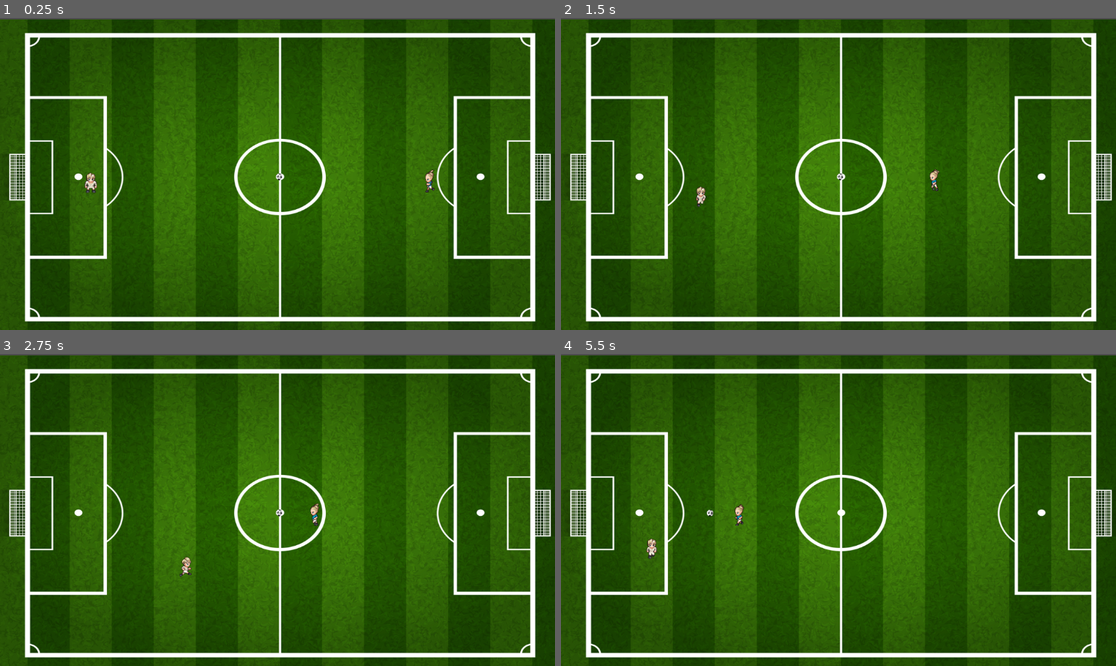
Above: before the commit, frames 1-4 (two rows, left to right).
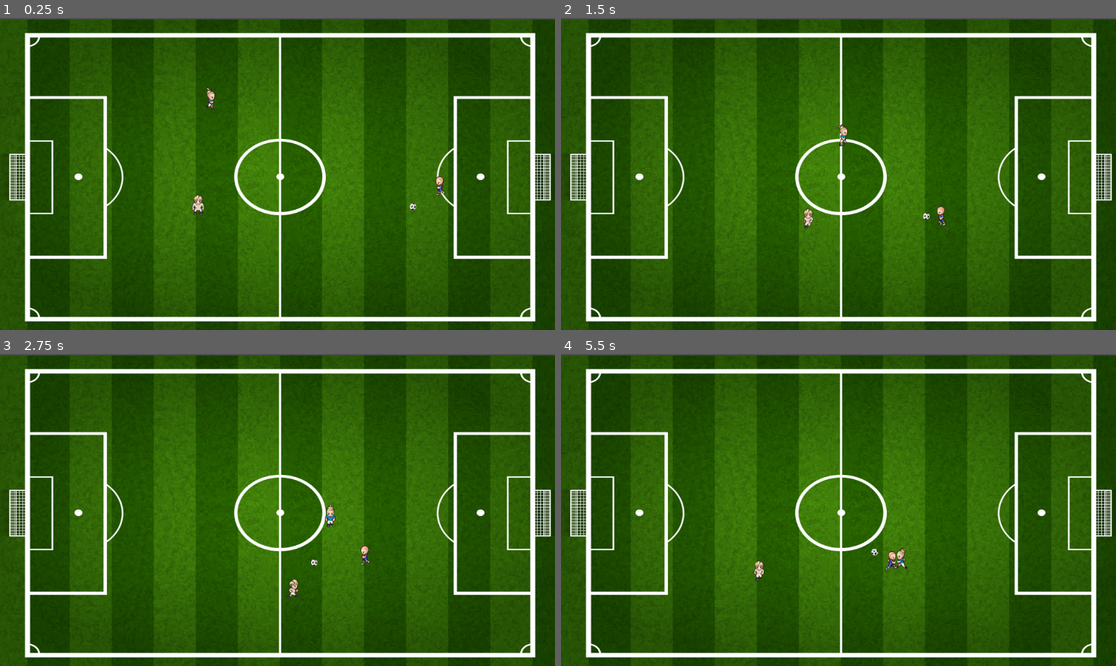
Above: after the commit, the same moments.

Repository: Leiazel/Mini-Football
Game: Godot game, scene res://mundo.tscn
The game is run twice, just before and just after one commit, with the same random seed, the same clock (stepped at 60 frames per second) and the same inputs.
Inputs:
- Up to frame 1 (0.25 s): no input
- Up to frame 2 (1.5 s): hold Right (ui_right) 0.53-1.28 s; tap C (patear) at 0.6, 1.35 s; hold Down (ui_down) from 1.28 s (still down)
- Up to frame 3 (2.75 s): release Down (ui_down) at 2.03 s; hold Right (ui_right) from 2.03 s (still down); tap C (patear) at 2.1 s
- Up to frame 4 (5.5 s): release Right (ui_right) at 2.78 s; hold Up (ui_up) 2.78-3.53 s; tap C (patear) every 0.75 s from 2.85 to 5.1 s; hold Left (ui_left) 3.53-5.03 s; hold Down (ui_down) from 5.03 s (still down)

The runs differ from the first frame. In frame 1, 0.5% of the frame differs, in the area x 15-81%, y 22-64%; in frame 2, 0.4%; in frame 3, 0.4%; in frame 4, 0.5%.

Commit message:
Agrego Defensor Gunnarsson

Diff:
--- /dev/null
+++ b/Players/EstadoEquipo.gd
@@ -0,0 +1,5 @@
+extends Node
+
+var delantero_listo_para_recibir: bool = false
+var pos_delantero: Vector2 = Vector2.ZERO
+var compañero_tiene_pelota: bool = false  # ← nueva variable
--- /dev/null
+++ b/Players/Gunnarsson.tscn
@@ -0,0 +1,13 @@
+[gd_scene format=3 uid="uid://c3iuusf65nprr"]
+
+[ext_resource type="PackedScene" uid="uid://cdvp2yfyq68ql" path="res://Players/jugador_base.tscn" id="1_7wq2h"]
+[ext_resource type="Texture2D" uid="uid://dda3tqn6s5i27" path="res://SpriteSheets/Gunnarsson-spritesheet.png" id="2_7wq2h"]
+
+[node name="Haaland" unique_id=875312009 instance=ExtResource("1_7wq2h")]
+
+[node name="TimerDecision" type="Timer" parent="." index="0" unique_id=2056516971]
+wait_time = 0.25
+one_shot = true
+
+[node name="Sprite2D" parent="." index="1" unique_id=183403524]
+texture = ExtResource("2_7wq2h")
--- a/Players/HaalandScript.gd
+++ b/Players/HaalandScript.gd
@@ -7,6 +7,7 @@
 @export var distancia_control = 60.0
 @export var angulo_aceptable = 45.0
 
+var velocidad_actual = velocidad_normal
 enum Estado { BUSCAR, PREPARAR, REMATAR }
 var estado = Estado.BUSCAR
 var puede_rematar = true
@@ -23,15 +24,34 @@
 	timer_anim_pateo -= _delta
 
 	# 1. DATOS BÁSICOS
-	var pos_pelota = pelota.global_position
-	var pos_arco = porteria_enemiga.global_position
+	var pos_pelota  = pelota.global_position
+	var pos_arco    = porteria_enemiga.global_position
 	var dist_pelota = global_position.distance_to(pos_pelota)
-	var dir_tiro = (pos_arco - pos_pelota).normalized()
+	var dir_tiro    = (pos_arco - pos_pelota).normalized()
 	var punto_detras = pos_pelota - (dir_tiro * 70.0)
 	var hacia_pelota_norm = (pos_pelota - global_position).normalized()
-	var estoy_estorbando = hacia_pelota_norm.dot(dir_tiro) < -0.2
+	var estoy_estorbando  = hacia_pelota_norm.dot(dir_tiro) < -0.2
 
-	# 2. TRANSICIONES DE ESTADO
+	# 2. AVISAR AL SINGLETON si estoy libre para recibir un pase
+	EstadoEquipo.pos_delantero = global_position
+
+	# Está listo si no está rematando y no estorba la línea de pase
+	EstadoEquipo.delantero_listo_para_recibir = (
+		estado != Estado.REMATAR and
+		not estoy_estorbando
+	)
+
+	# Si el compañero tiene la pelota, Haaland se queda esperando en posición
+	if EstadoEquipo.compañero_tiene_pelota:
+		# Se posiciona idealmente detrás de la línea de tiro/pase para recibir cómodo
+		var dir_objetivo = (punto_detras - global_position).normalized()
+		direccion = direccion.lerp(dir_objetivo, 0.08)
+		velocity = direccion * velocidad_normal * 0.4 # Un poco más lento para controlar el posicionamiento
+		move_and_slide()
+		if timer_anim_pateo <= 0.0:
+			actualizar_animaciones()
+		return  # Sale del proceso, congelando su lógica de ataque agresivo
+	# 3. TRANSICIONES DE ESTADO
 	match estado:
 		Estado.BUSCAR:
 			if dist_pelota < 400.0 and not estoy_estorbando:
@@ -45,7 +65,7 @@
 			if dist_pelota > 120.0:
 				estado = Estado.BUSCAR
 
-	# 3. DESTINO SEGÚN ESTADO
+	# 4. DESTINO SEGÚN ESTADO
 	var destino: Vector2
 	if dist_pelota > 400.0:
 		destino = pos_pelota
@@ -56,30 +76,25 @@
 		destino = pos_pelota + (lado * 120.0)
 	else:
 		match estado:
-			Estado.BUSCAR:
-				destino = pos_pelota
-			Estado.PREPARAR:
-				destino = punto_detras
-			Estado.REMATAR:
-				destino = pos_pelota
+			Estado.BUSCAR:    destino = pos_pelota
+			Estado.PREPARAR:  destino = punto_detras
+			Estado.REMATAR:   destino = pos_pelota
 
-	# 4. MOVIMIENTO
-	var velocidad_actual = velocidad_normal
+	# 5. MOVIMIENTO
+
 	if estado == Estado.PREPARAR:
-		velocidad_actual = velocidad_normal * 0.7  # más lento al posicionarse
+		velocidad_actual = velocidad_normal * 0.7
 	elif estado == Estado.REMATAR:
-		velocidad_actual = velocidad_normal * 1.2  # más rápido al atacar
+		velocidad_actual = velocidad_normal * 1.2
 
 	var dir_objetivo = (destino - global_position).normalized()
 	direccion = direccion.lerp(dir_objetivo, 0.12)
 	velocity = direccion * velocidad_actual
 
-	# 5. PATEO
+	# 6. PATEO
 	var cerca_del_arco = pos_pelota.distance_to(pos_arco) < 500.0
-
 	move_and_slide()
 
-	# Detectar contacto físico real (sirve para conducción Y remate)
 	var tocando_pelota = false
 	for i in get_slide_collision_count():
 		if get_slide_collision(i).get_collider() == pelota:
@@ -87,8 +102,10 @@
 			break
 
 	if tocando_pelota and timer_pateo.is_stopped():
-		if cerca_del_arco and puede_rematar:
-			# REMATE
+	# ← Nueva condición: no actuar si es el compañero quien la tiene
+		if EstadoEquipo.compañero_tiene_pelota:
+			pass  # no hacer nada, esperar el pase
+		elif cerca_del_arco and puede_rematar:
 			pelota.apply_central_impulse(dir_tiro * 2200.0)
 			timer_pateo.start()
 			timer_anim_pateo = 0.4
@@ -97,13 +114,11 @@
 			direccion = direccion * 0.1
 			get_tree().create_timer(1.5).connect("timeout", func(): puede_rematar = true)
 		elif not cerca_del_arco and not estoy_estorbando:
-			# CONDUCCIÓN
 			pelota.apply_central_impulse(dir_tiro * 320.0)
 			timer_pateo.start()
 		elif estoy_estorbando:
 			velocity *= 0.8
 
-	# 6. ANIMACIONES
 	if timer_anim_pateo <= 0.0:
 		actualizar_animaciones()
 
--- /dev/null
+++ b/Players/gunnarsson.gd
@@ -0,0 +1,143 @@
+extends "res://Players/jugador_base.gd"
+
+@export var pelota: RigidBody2D
+@export var porteria_propia: Node2D
+@export var jugador_humano: CharacterBody2D
+@export var velocidad_normal = 155
+@export var radio_salida = 500.0
+
+var timer_anim_pateo := 0.0
+var en_posicion := false  # evita el bucle de GUARDAR_POSICION
+
+enum Estado { GUARDAR_POSICION, CORTAR, DECIDIR }
+var estado = Estado.GUARDAR_POSICION
+
+func _ready():
+	es_controlado_por_ia = true
+	override_pateo = true
+
+func _physics_process(_delta):
+	if not pelota or not porteria_propia or not jugador_humano:
+		return
+
+	timer_anim_pateo -= _delta
+
+	# 1. DATOS BÁSICOS
+	var pos_pelota        = pelota.global_position
+	var pos_arco          = porteria_propia.global_position
+	var dist_pelota       = global_position.distance_to(pos_pelota)
+	var dist_arco_pelota  = pos_arco.distance_to(pos_pelota)
+	var dist_humano_pelota = jugador_humano.global_position.distance_to(pos_pelota)
+	var dir_despeje       = (pos_pelota - pos_arco).normalized()
+	var humano_tiene_pelota = dist_humano_pelota < dist_pelota - 20.0
+	var pos_cobertura     = pos_arco + (pos_pelota - pos_arco).normalized() * 250.0
+	var dist_a_cobertura  = global_position.distance_to(pos_cobertura)
+
+	# 2. TRANSICIONES
+	match estado:
+		Estado.GUARDAR_POSICION:
+			# Fix bucle: si ya llegó, no sigue intentando
+			if dist_a_cobertura < 20.0:
+				en_posicion = true
+			else:
+				en_posicion = false
+			if dist_arco_pelota < radio_salida or (humano_tiene_pelota and dist_arco_pelota < radio_salida * 1.5):
+				en_posicion = false
+				estado = Estado.CORTAR
+		Estado.CORTAR:
+			# Entra en DECIDIR apenas está cerca (por distancia, no solo colisión)
+			if dist_pelota < 80.0:
+				estado = Estado.DECIDIR
+			elif dist_arco_pelota > radio_salida * 1.8 and not humano_tiene_pelota:
+				estado = Estado.GUARDAR_POSICION
+		Estado.DECIDIR:
+			if dist_pelota > 150.0:
+				estado = Estado.GUARDAR_POSICION
+
+	# 3. DESTINO Y VELOCIDAD
+	var destino: Vector2
+	var velocidad_actual = velocidad_normal
+
+	match estado:
+		Estado.GUARDAR_POSICION:
+			destino = pos_cobertura
+			# Si ya está en posición, velocidad cero para no temblar
+			velocidad_actual = 0.0 if en_posicion else velocidad_normal * 0.8
+		Estado.CORTAR:
+			destino = pos_pelota
+		Estado.DECIDIR:
+			destino = pos_pelota
+
+	# 4. MOVIMIENTO
+	var dir_objetivo = (destino - global_position).normalized()
+	direccion = direccion.lerp(dir_objetivo, 0.14)
+	velocity = direccion * velocidad_actual
+
+	move_and_slide()
+
+	# 5. ACCIÓN — detectar por colisión Y por distancia
+	var tocando_pelota = false
+	for i in get_slide_collision_count():
+		if get_slide_collision(i).get_collider() == pelota:
+			tocando_pelota = true
+			break
+
+	# Fallback por cercanía
+	if dist_pelota < 35.0 and estado == Estado.DECIDIR:
+		tocando_pelota = true
+
+	# ACTUALIZACIÓN DE ESTADO EQUIPO: Si está en zona de decisión e interactuando, el compañero TIENE la pelota
+	if estado == Estado.DECIDIR and tocando_pelota:
+		EstadoEquipo.compañero_tiene_pelota = true
+	else:
+		# Si se alejó o cambió de estado, ya no la tiene
+		if estado != Estado.DECIDIR:
+			EstadoEquipo.compañero_tiene_pelota = false
+
+	if tocando_pelota and timer_pateo.is_stopped() and estado == Estado.DECIDIR:
+		var puede_pasar = (
+			EstadoEquipo.delantero_listo_para_recibir and
+			EstadoEquipo.pos_delantero != Vector2.ZERO
+		)
+
+		if puede_pasar:
+			var dir_pase = (EstadoEquipo.pos_delantero - pos_pelota).normalized()
+			var dist_a_delantero = pos_pelota.distance_to(EstadoEquipo.pos_delantero)
+			var fuerza_pase = clamp(dist_a_delantero * 3.5, 600.0, 1400.0)
+			pelota.apply_central_impulse(dir_pase * fuerza_pase)
+			print("¡Pase realizado al delantero!") # Debug para tu consola
+		else:
+			var fuerza_despeje = 1400.0 if dist_arco_pelota < 150.0 else 800.0
+			pelota.apply_central_impulse(dir_despeje * fuerza_despeje)
+			print("Despeje efectuado")
+
+		timer_pateo.start()
+		timer_anim_pateo = 0.35
+		velocity = velocity * 0.2
+		direccion = direccion * 0.2
+
+		# IMPORTANTE: Apagamos la posesión porque ya pateamos, y cambiamos estado
+		EstadoEquipo.compañero_tiene_pelota = false
+		estado = Estado.GUARDAR_POSICION
+
+	if timer_anim_pateo <= 0.0:
+		actualizar_animaciones()
+
+func actualizar_animaciones():
+	if velocity.length() > 10:
+		if abs(direccion.x) > abs(direccion.y):
+			if direccion.x > 0:
+				animador.play("caminar_derecha")
+				ultima_direccion = "derecha"
+			else:
+				animador.play("caminar_izquierda")
+				ultima_direccion = "izquierda"
+		else:
+			if direccion.y > 0:
+				animador.play("caminar_abajo")
+				ultima_direccion = "abajo"
+			else:
+				animador.play("caminar_arriba")
+				ultima_direccion = "arriba"
+	else:
+		animador.play("quieto_" + ultima_direccion)
--- a/mundo.tscn
+++ b/mundo.tscn
@@ -5,8 +5,10 @@
 [ext_resource type="PackedScene" uid="uid://kponv5kvkau" path="res://Players/Haaland.tscn" id="3_fw4w5"]
 [ext_resource type="Script" uid="uid://5uoo1tge6ol4" path="res://Players/HaalandScript.gd" id="5_5ckkb"]
 [ext_resource type="PackedScene" uid="uid://bjph2mxrsxx7k" path="res://Resources/Pelota.tscn" id="5_aou4a"]
+[ext_resource type="Script" uid="uid://dgxnuij86d2ci" path="res://Players/gunnarsson.gd" id="6_pfhxm"]
 [ext_resource type="Script" uid="uid://cbvayd0bf0qe3" path="res://Resources/porteria.gd" id="7_2hh7m"]
 [ext_resource type="Script" uid="uid://x6cc7xb71ehc" path="res://Resources/label.gd" id="7_t8jxu"]
+[ext_resource type="PackedScene" uid="uid://c3iuusf65nprr" path="res://Players/Gunnarsson.tscn" id="8_t8jxu"]
 
 [sub_resource type="PhysicsMaterial" id="PhysicsMaterial_aou4a"]
 bounce = 0.8
@@ -39,7 +41,7 @@
 texture = ExtResource("1_fw4w5")
 
 [node name="Haaland" parent="." unique_id=875312009 node_paths=PackedStringArray("objetivo", "pelota", "porteria_enemiga") instance=ExtResource("3_fw4w5")]
-position = Vector2(1094, 343)
+position = Vector2(521, 131)
 script = ExtResource("5_5ckkb")
 objetivo = NodePath("../Bergvall")
 pelota = NodePath("../Pelota")
@@ -49,10 +51,19 @@
 angulo_aceptable = 45.0
 
 [node name="Bergvall" parent="." unique_id=2090350225 instance=ExtResource("2_lgngo")]
-position = Vector2(250, 345)
+position = Vector2(512, 399)
+
+[node name="Gunnarsson" parent="." unique_id=1960203508 node_paths=PackedStringArray("pelota", "porteria_propia", "jugador_humano") instance=ExtResource("8_t8jxu")]
+position = Vector2(1122, 335)
+script = ExtResource("6_pfhxm")
+pelota = NodePath("../Pelota")
+porteria_propia = NodePath("../Porteria_d")
+jugador_humano = NodePath("../Bergvall")
+velocidad_normal = 155
+radio_salida = 500.0
 
 [node name="Pelota" parent="." unique_id=1192754175 instance=ExtResource("5_aou4a")]
-position = Vector2(710, 336)
+position = Vector2(1037, 409)
 mass = 2.0
 physics_material_override = SubResource("PhysicsMaterial_aou4a")
 continuous_cd = 1
--- a/project.godot
+++ b/project.godot
@@ -16,9 +16,17 @@
 run/max_fps=60
 config/icon="res://icon.svg"
 
+[autoload]
+
+EstadoEquipo="*uid://c2eja422bj23d"
+
 [editor]
 
 movie_writer/movie_file="C:/Users/outlet/Documents/football-eleven/videos/demo_futbol.avi"
+
+[editor_plugins]
+
+enabled=PackedStringArray("res://addons/estadoequipo/plugin.cfg")
 
 [input]
 
Not shown, added: Players/EstadoEquipo.gd.uid
Not shown, added: Players/gunnarsson.gd.uid
Binary file added: SpriteSheets/Gunnarsson-spritesheet.png
Not shown, added: SpriteSheets/Gunnarsson-spritesheet.png.import
